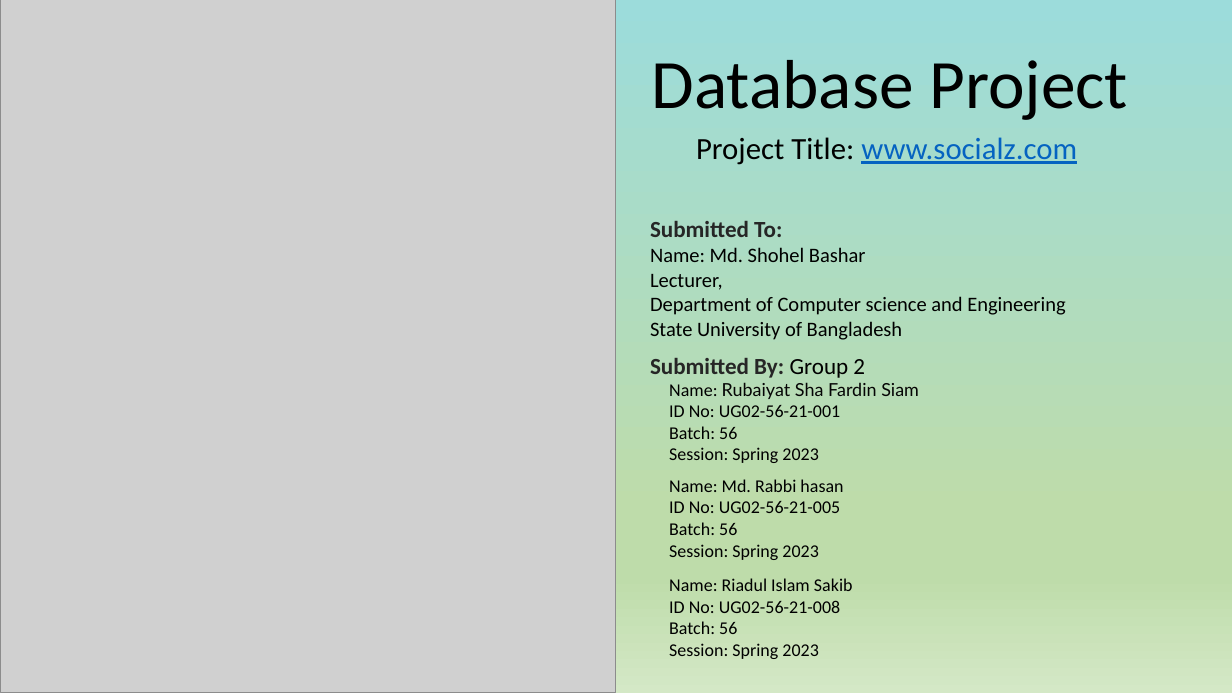
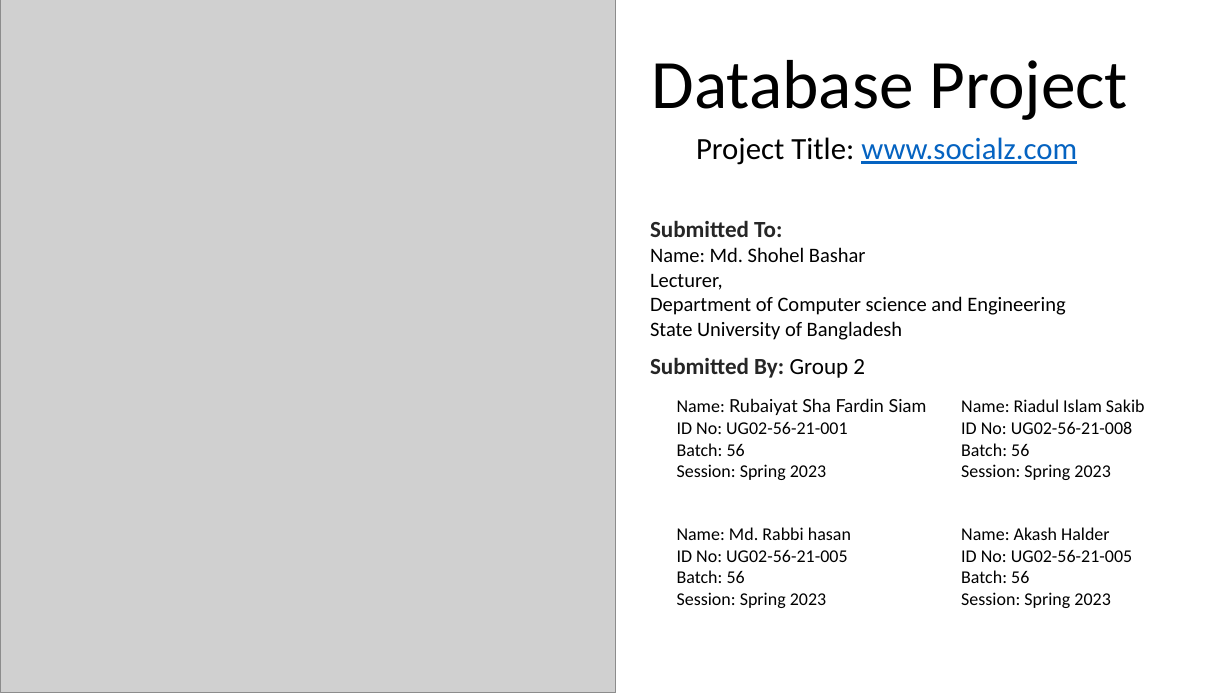
Before and after one commit to shaongitbd/socialz, a slide deck: slide 1 of Database Project.pptx. Drawn at 1232x693 pixels with LibreOffice and Linux fonts; fonts in the diff are those of the drawing; grey boxes stand for pictures. Boxes give left, top, right and bottom in pixels: in the first picture for what was removed or moved away, otherwise in the second. Text is boxed around its words. In the diff, an @@ line names an element or a change of style, - is before the commit and + after.

```diff
--- a/Database Project.pptx
+++ b/Database Project.pptx
@@ background gradient #9CDCDB to #BEDCAA to #D4E8C6 to #FFFFFF @@
@@ text "Name: Rubaiyat Sha Fardin Siam" moved from (x1=669, y1=382, x2=919, y2=463) to (x1=677, y1=398, x2=927, y2=480) @@
@@ text "Name: Riadul Islam Sakib" moved from (x1=669, y1=578, x2=853, y2=659) to (x1=961, y1=399, x2=1145, y2=480) @@
@@ text "Name: Md. Rabbi hasan" moved from (x1=669, y1=479, x2=843, y2=560) to (x1=677, y1=527, x2=851, y2=608) @@
@@ text added at (x1=961, y1=527, x2=1132, y2=608), 14 pt, text #000000 @@
+Name: Akash Halder
+ID No: UG02-56-21-005
+Batch: 56
+Session: Spring 2023
```
Also in this commit, not shown: 6 other slides changed, 1 slide added, 1 slide removed, 2 other files.
